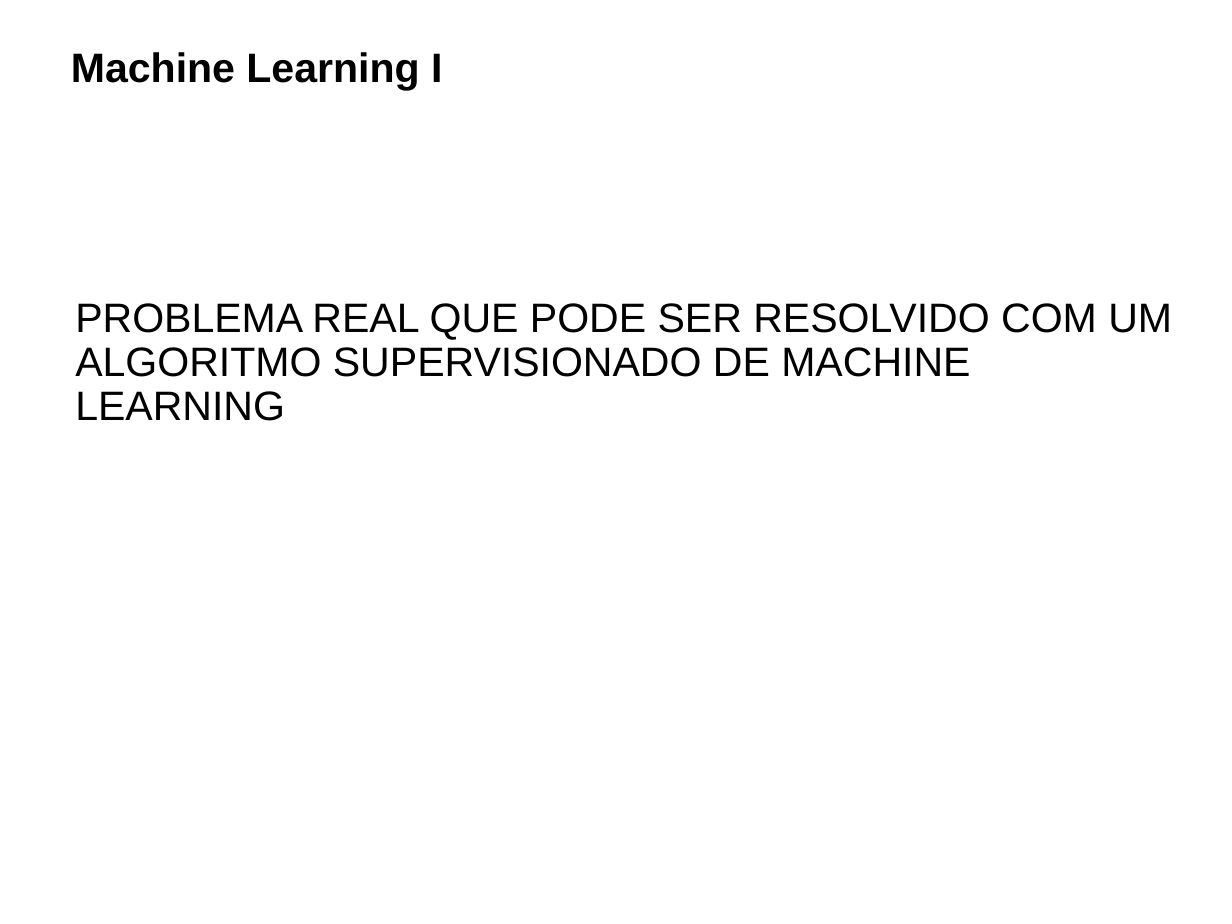
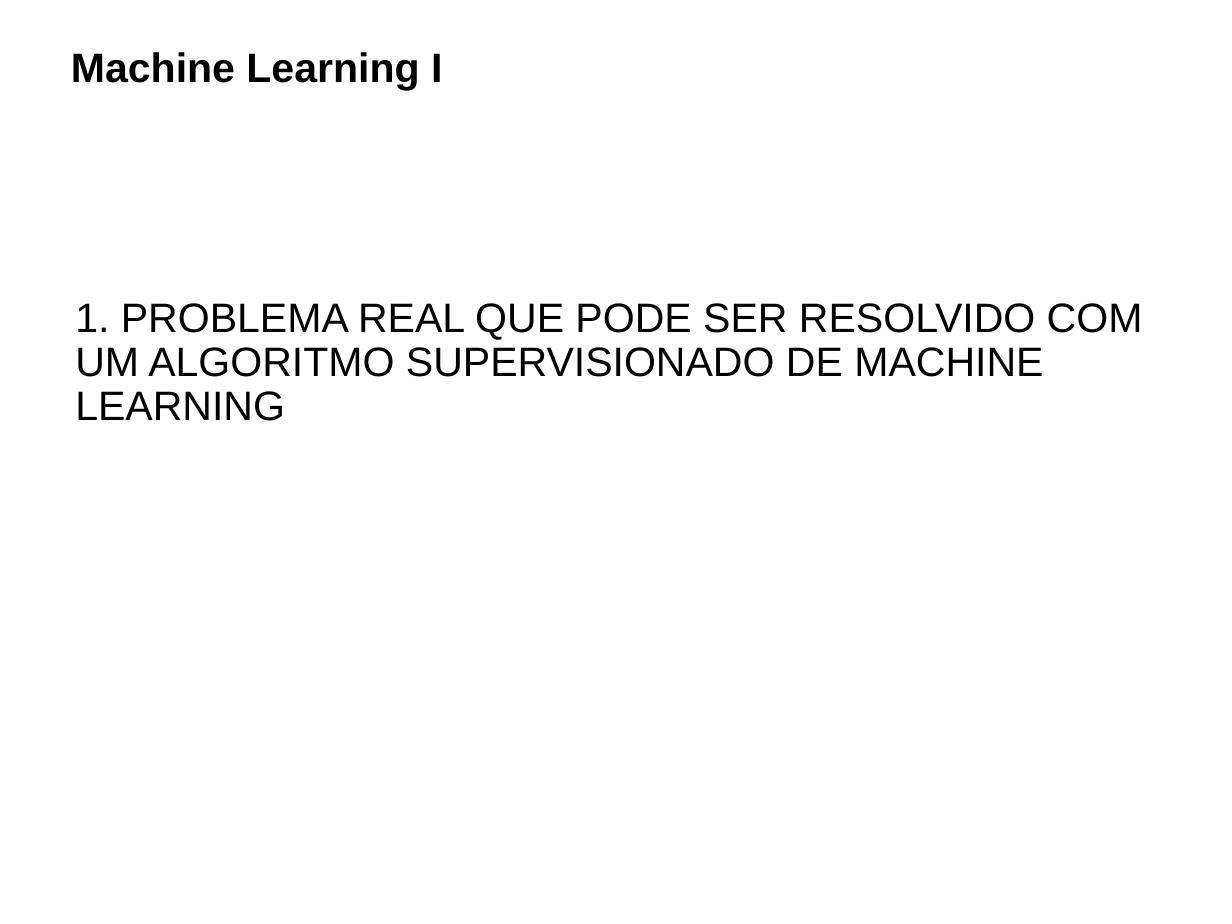
Before and after one commit to paciencia/moneyball_sandbox, a slide deck: slide 2 of slides/Atividade_02_problema_real_sem_ML.pptx. Drawn at 1232x924 pixels with LibreOffice and Linux fonts; fonts in the diff are those of the drawing; background and template pictures are left out. Boxes give left, top, right and bottom in pixels: in the first picture for what was removed or moved away, otherwise in the second. Text is boxed around its words. In the diff, an @@ line names an element or a change of style, - is before the commit and + after.

```diff
--- a/slides/Atividade_02_problema_real_sem_ML.pptx
+++ b/slides/Atividade_02_problema_real_sem_ML.pptx
@@ text at [75, 303, 1143, 421]: text changed @@
-PROBLEMA REAL QUE PODE SER RESOLVIDO COM UM ALGORITMO SUPERVISIONADO DE MACHINE LEARNING
+1. PROBLEMA REAL QUE PODE SER RESOLVIDO COM UM ALGORITMO SUPERVISIONADO DE MACHINE LEARNING
```
Also in this commit, not shown: 12 other slides changed.
